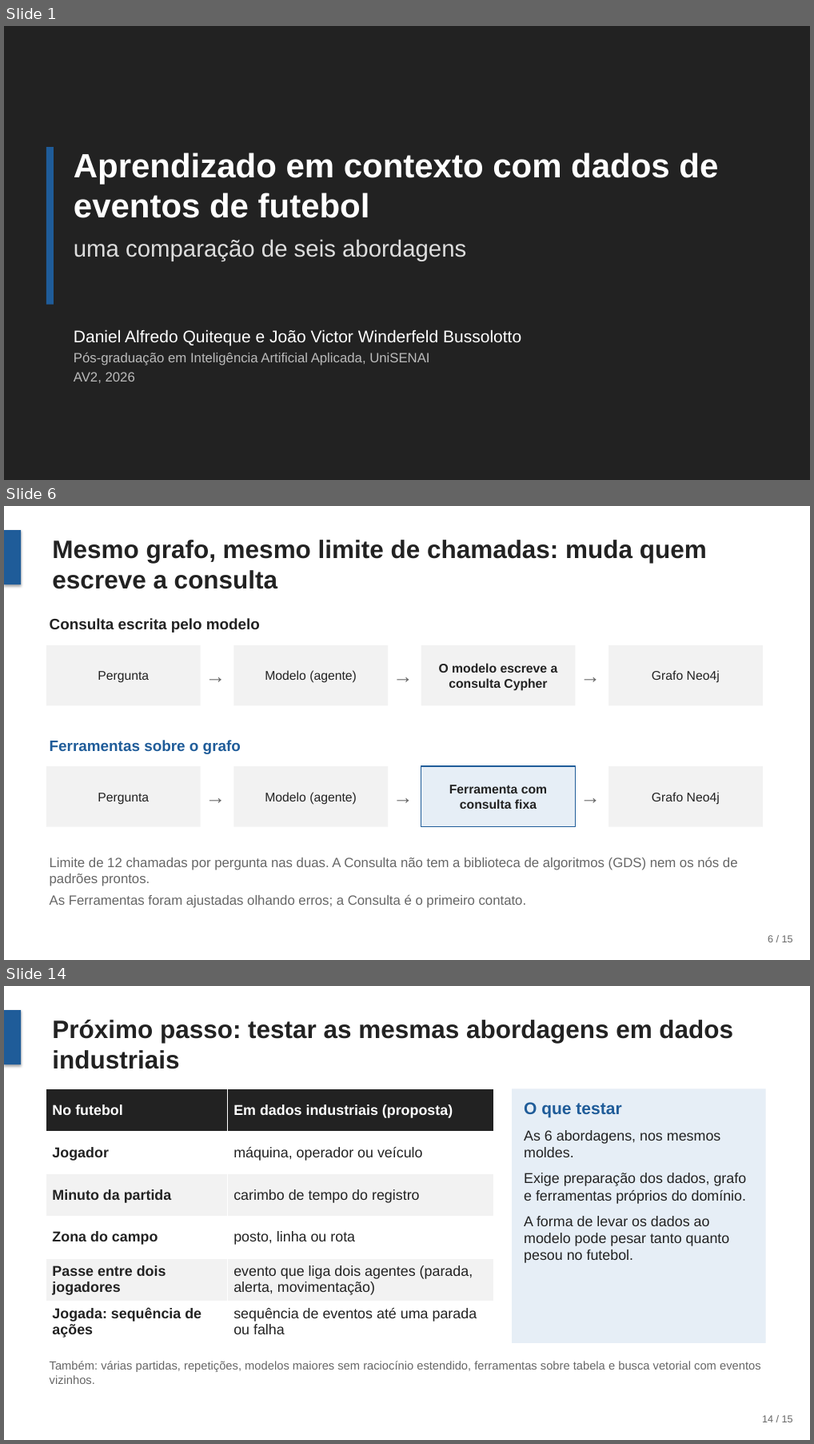
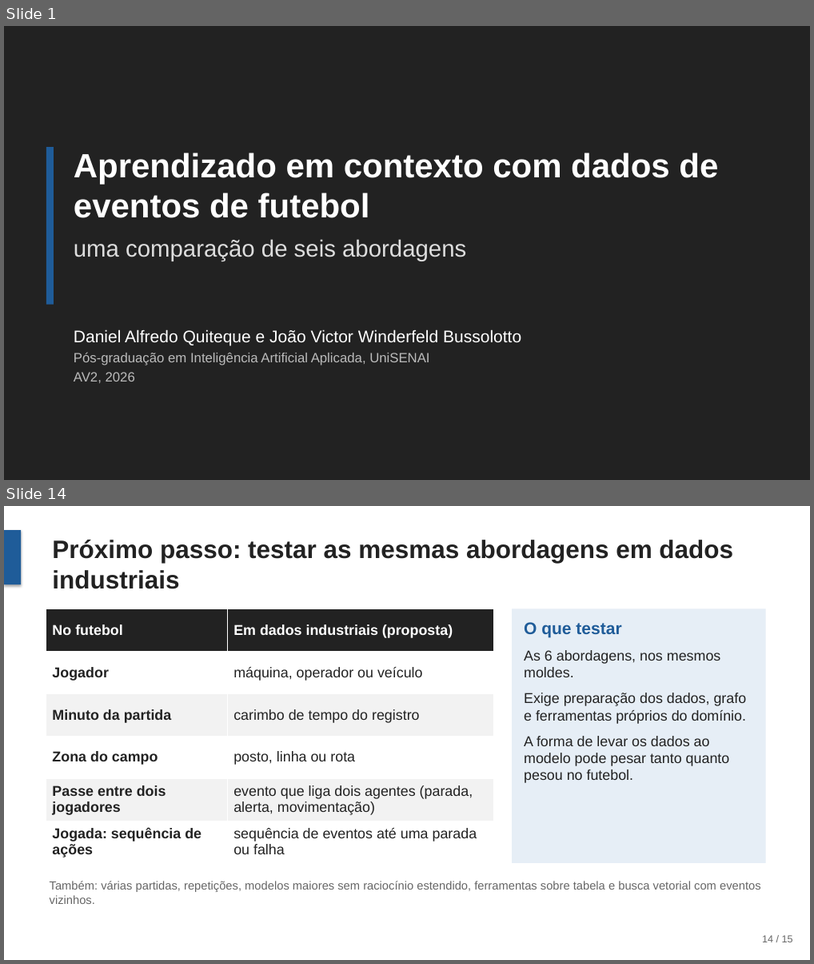
Before and after one commit to joaowinderfeldbussolotto/football-tactics-knowledge-graph, a slide deck: apresentacao/apresentacao.pptx. Shown one above the other, each under a label of ours: slides 1, 6 and 14 before the commit, slides 1 and 14 after it; the slides between them are not shown. The pictures are 814x1444 and 814x964 pixels, drawn with LibreOffice and Linux fonts; fonts in the diff are those of the drawing. Boxes give left, top, right and bottom in pixels: in the first picture for what was removed or moved away, otherwise in the second. Text is boxed around its words. In the diff, an @@ line names an element or a change of style, - is before the commit and + after.

```diff
--- a/apresentacao/apresentacao.pptx
+++ b/apresentacao/apresentacao.pptx
@@ slide 6 removed at (x1=4, y1=506, x2=810, y2=960), background #FFFFFF @@
@@ rectangle removed at (x1=4, y1=530, x2=21, y2=584) @@
@@ title removed at (x1=52, y1=540, x2=707, y2=589) @@
-Mesmo grafo, mesmo limite de chamadas: muda quem escreve a consulta
@@ text removed at (x1=50, y1=618, x2=260, y2=632) @@
-Consulta escrita pelo modelo
@@ rectangle removed at (x1=46, y1=645, x2=201, y2=706) @@
-Pergunta
@@ rectangle removed at (x1=234, y1=645, x2=388, y2=706) @@
-Modelo (agente)
@@ rectangle removed at (x1=422, y1=645, x2=576, y2=706) @@
-O modelo escreve a consulta Cypher
@@ rectangle removed at (x1=609, y1=645, x2=763, y2=706) @@
-Grafo Neo4j
@@ text removed at (x1=201, y1=660, x2=231, y2=691) @@
-→
@@ text removed at (x1=388, y1=660, x2=418, y2=691) @@
-→
@@ text removed at (x1=576, y1=660, x2=606, y2=691) @@
-→
@@ text removed at (x1=50, y1=740, x2=241, y2=754) @@
-Ferramentas sobre o grafo
@@ rectangle removed at (x1=46, y1=766, x2=201, y2=827) @@
-Pergunta
@@ rectangle removed at (x1=234, y1=766, x2=388, y2=827) @@
-Modelo (agente)
@@ rectangle removed at (x1=422, y1=766, x2=576, y2=827) @@
-Ferramenta com consulta fixa
@@ rectangle removed at (x1=609, y1=766, x2=763, y2=827) @@
-Grafo Neo4j
@@ text removed at (x1=201, y1=781, x2=231, y2=812) @@
-→
@@ text removed at (x1=388, y1=781, x2=418, y2=812) @@
-→
@@ text removed at (x1=576, y1=781, x2=606, y2=812) @@
-→
@@ text removed at (x1=50, y1=856, x2=738, y2=908) @@
-Limite de 12 chamadas por pergunta nas duas. A Consulta não tem a biblioteca de algoritmos (GDS) nem os nós de padrões prontos.
-As Ferramentas foram ajustadas olhando erros; a Consulta é o primeiro contato.
@@ text removed at (x1=768, y1=935, x2=794, y2=942) @@
-6 / 15
```
Also in this commit, not shown: 9 slides changed, 3 slides added, 2 other slides removed, 2 other files.
